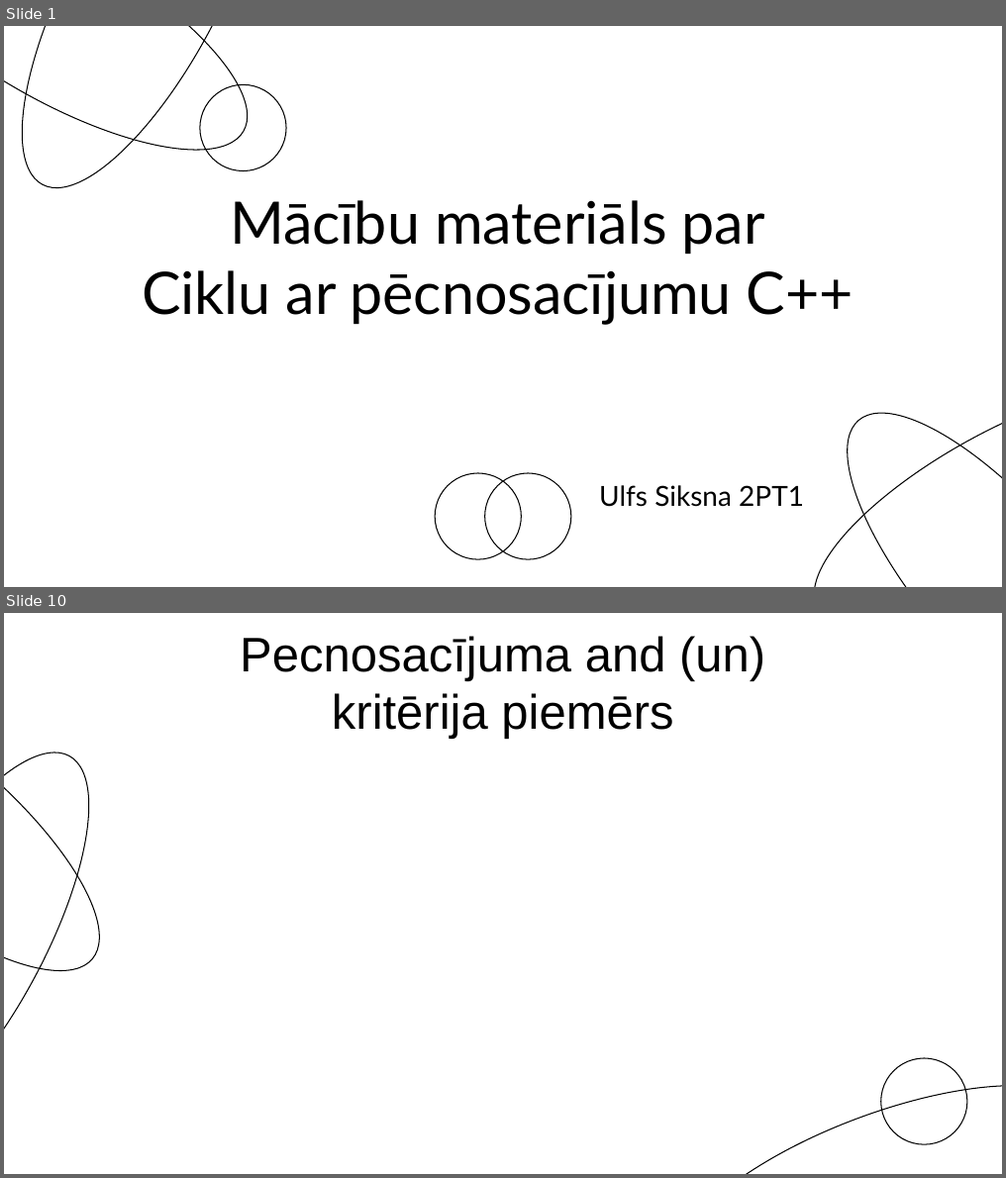
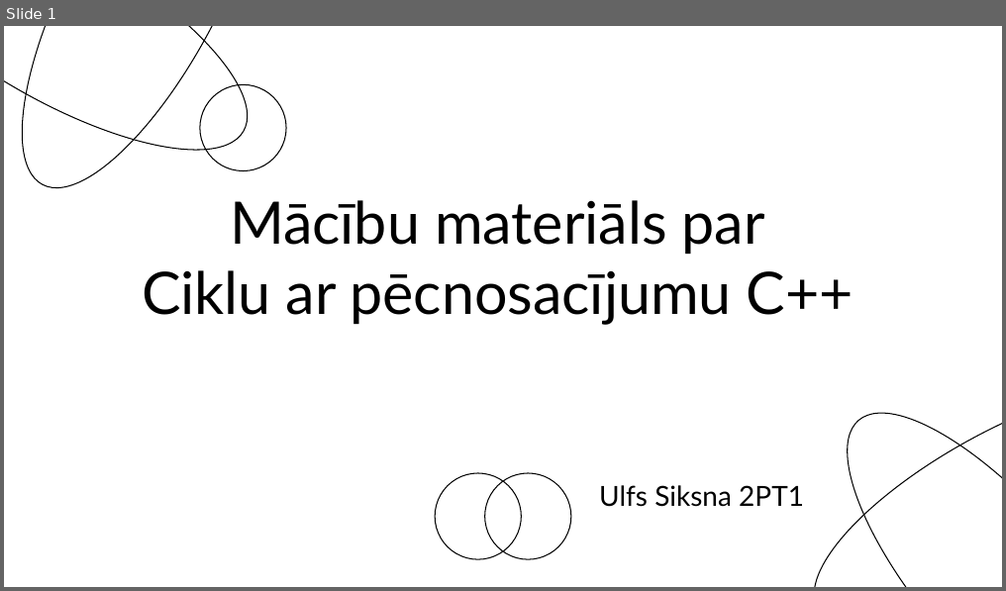
Before and after one commit to Siksna/2PT1_Eksamens, a slide deck: Pecnosacījumu_MācībuMaterials.pptx. Shown one above the other, each under a label of ours: slides 1 and 10 before the commit, slide 1 after it; the slides between them are not shown. The pictures are 1006x1178 and 1006x591 pixels, drawn with LibreOffice and Linux fonts; fonts in the diff are those of the drawing. Boxes give left, top, right and bottom in pixels: in the first picture for what was removed or moved away, otherwise in the second. Text is boxed around its words. In the diff, an @@ line names an element or a change of style, - is before the commit and + after.

```diff
--- a/Pecnosacījumu_MācībuMaterials.pptx
+++ b/Pecnosacījumu_MācībuMaterials.pptx
@@ slide 10 removed at (4, 613, 1002, 1174), background #FFFFFF @@
@@ ellipse removed at (4, 622, 141, 1018) @@
@@ text removed at (240, 636, 765, 740) @@
-Pecnosacījuma and (un) kritērija piemērs
@@ ellipse removed at (4, 719, 137, 1174) @@
@@ ellipse removed at (651, 1043, 1002, 1174) @@
@@ ellipse removed at (881, 1059, 967, 1144) @@
```
Also in this commit, not shown: 7 slides changed, 3 slides added, 2 other slides removed, 1 other file.
